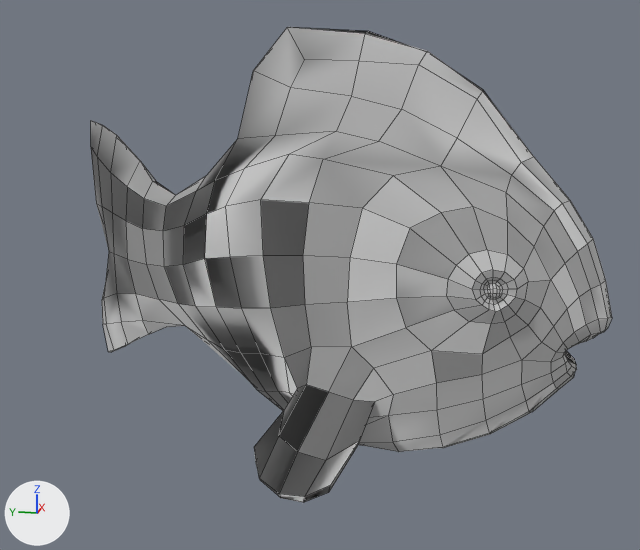
The FBX model Assets/Resources/Models/Environment/Sink/FishAnimation_current.fbx as it was, and as the next commit left it.
Camera for both pictures: a camera (50 mm lens) standing at (-0.02703, -0.00538, 0.0136) and looking at (0.00053, 0.00013, 0.0067). Arrows for +X, +Y and +Z are at lower left; the lights stay in place. Both versions are drawn at frame 3 of the action 'Take 001'; the numbers are the values there. Mesh edges are drawn as thin lines.

Objects in the first picture: 'fishie:animated'.
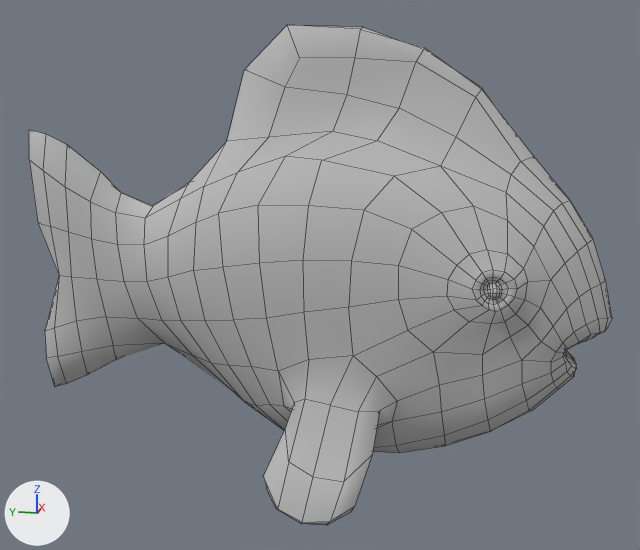
Changed parts and their boxes [x1, y1, x2, y2] in the pictures (640 x 550 px; the box of a moved part takes in the faces that stretch with it):
'fishie:animated', reshaped (12% wider)
    before: [91, 27, 612, 502]
    after: [29, 25, 612, 525]
part 1 of me_mesh, moved or reshaped
    before: [91, 27, 534, 502]
    after: [29, 25, 533, 525]
part 2 of me_mesh, shading changed
    both: [478, 170, 612, 410]

Patch to the scene script:
```diff
--- a/Assets/Resources/Models/Environment/Sink/FishAnimation_current.fbx.py
+++ b/Assets/Resources/Models/Environment/Sink/FishAnimation_current.fbx.py
@@ me_mesh @@
 # used by ob_fishie_animated; location = (0.0, 0.0, 0.0); rotation_euler = (1.571, 0.0, 0.0), in degrees (90, 0, 0); scale = (0.01, 0.01, 0.01)
-me_mesh.from_pydata(...)  # 624 vertices, 622 faces; spans x -0.36..0.54, y 0.06..1.45, z -0.92..0.9
+me_mesh.from_pydata(...)  # 624 vertices, 622 faces; spans x -0.41..0.42, y 0.02..1.45, z -0.95..0.9
+# me_mesh part 1: 327 of 624 vertices moved; they spanned x -0.36..0.54, y 0.06..1.45, z -0.92..0.57 and now span x -0.41..0.42, y 0.02..1.45, z -0.95..0.56; mean shift (-0.14, 0.0, -0.01); largest move (0.35, 0.37, -0.9) -> (-0.04, 0.37, -0.95)
+# me_mesh part 2: edges marked sharp go from 851 to 0
 me_mesh.materials.append(mat_lambert2)
```
